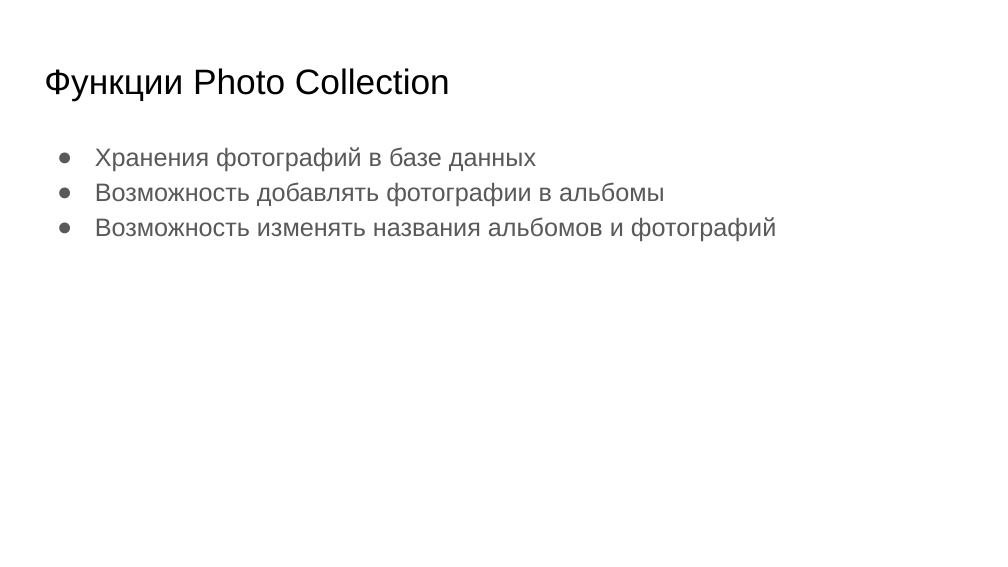
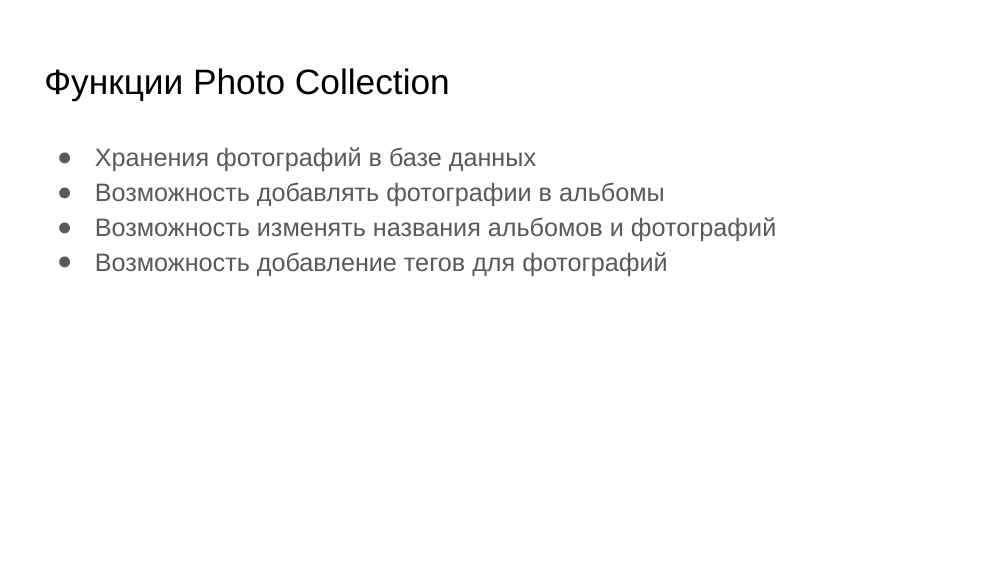
Before and after one commit to Mooro869/PhotoCollection, a slide deck: slide 3 of Презентация Photo Collection.pptx. Drawn at 1008x567 pixels with LibreOffice and Linux fonts; fonts in the diff are those of the drawing. Boxes give left, top, right and bottom in pixels: in the first picture for what was removed or moved away, otherwise in the second. Text is boxed around its words. In the diff, an @@ line names an element or a change of style, - is before the commit and + after.

```diff
--- a/Презентация Photo Collection.pptx
+++ b/Презентация Photo Collection.pptx
@@ text at (95,252,667,276): paragraph added @@
+● Возможность добавление тегов для фотографий
```
Also in this commit, not shown: 8 other files.
